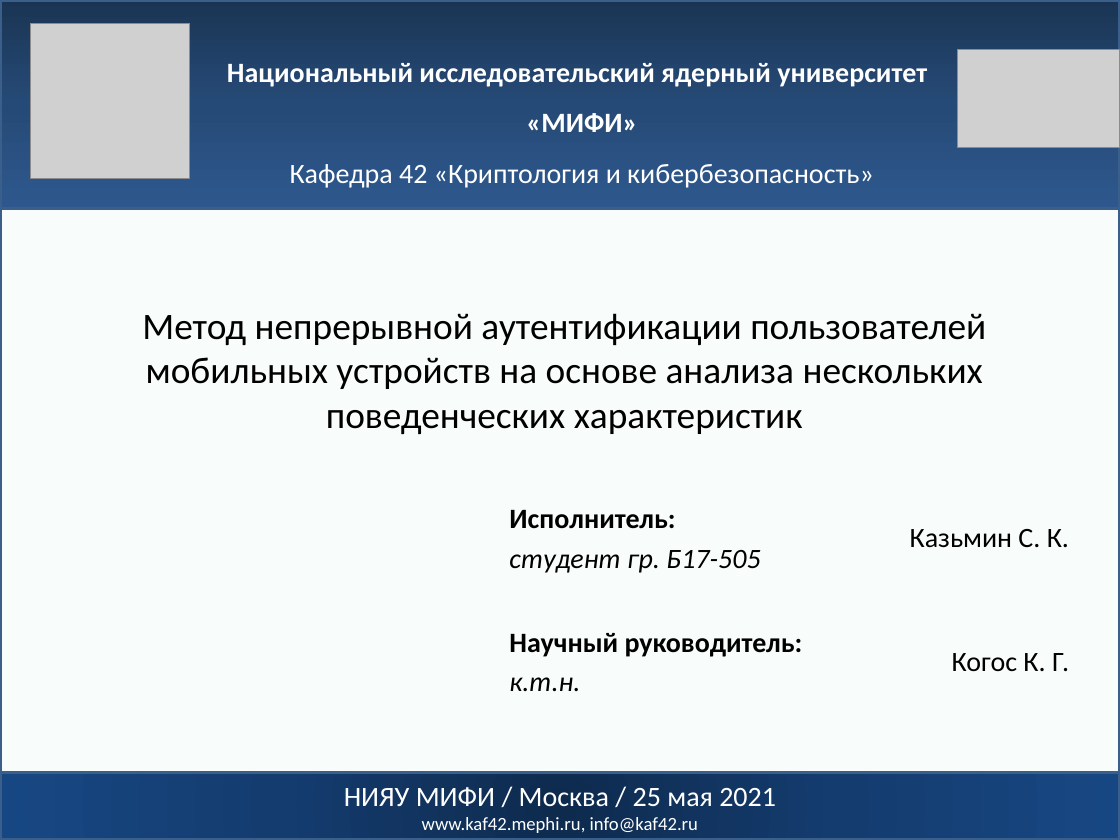
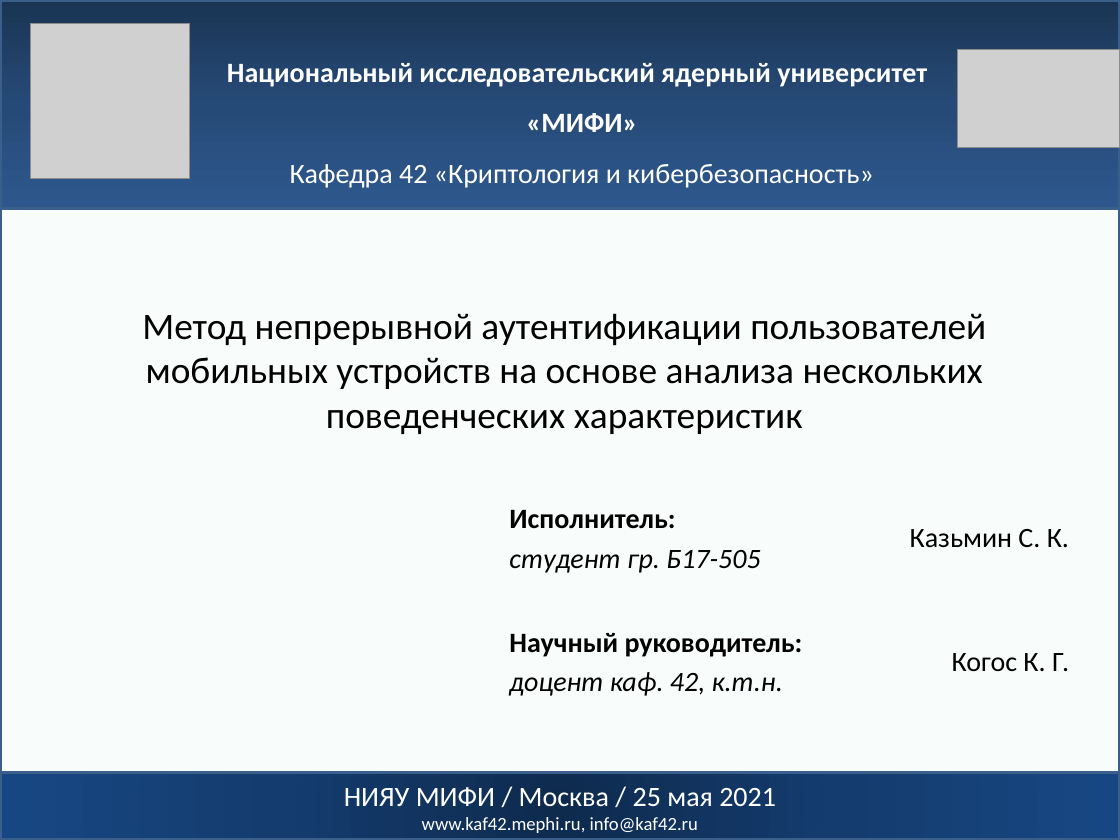
Before and after one commit to yerseg/bachelor_thesis, a slide deck: slide 1 of thesis_presentation.pptx. Drawn at 1120x840 pixels with LibreOffice and Linux fonts; fonts in the diff are those of the drawing; grey boxes stand for pictures. Boxes give left, top, right and bottom in pixels: in the first picture for what was removed or moved away, otherwise in the second. Text is boxed around its words. In the diff, an @@ line names an element or a change of style, - is before the commit and + after.

```diff
--- a/thesis_presentation.pptx
+++ b/thesis_presentation.pptx
@@ table at (498,496,1081,706) @@
-row 2, column 1: Научный руководитель: / к.т.н.
+row 2, column 1: Научный руководитель: / доцент каф. 42, к.т.н.
```
Also in this commit, not shown: 5 other slides changed, 4 other files.
